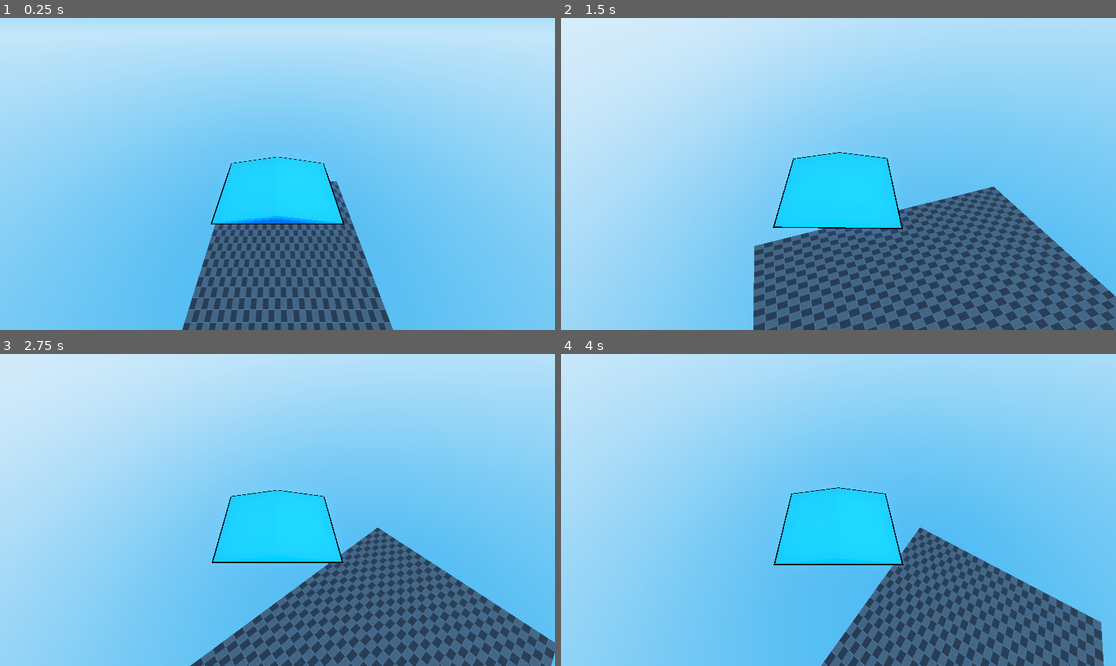
Above: before the commit, frames 1-4 (two rows, left to right).
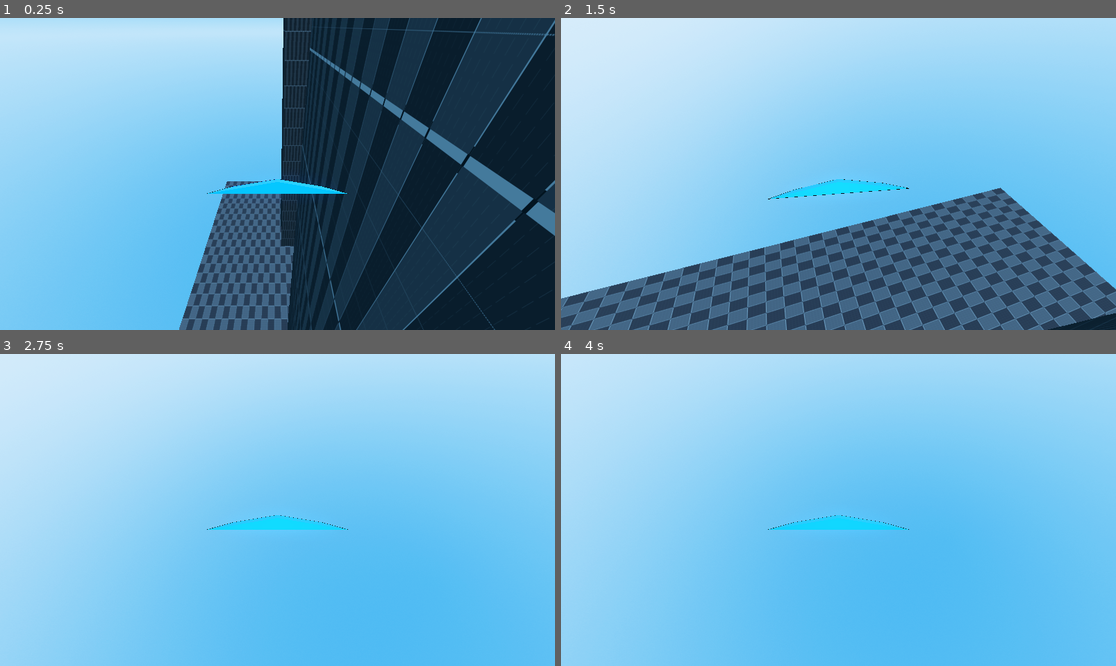
Above: after the commit, the same moments.

Repository: jake6724/flying-demo
Game: Godot game, scene res://scenes/World.tscn
The game is run twice, just before and just after one commit, with the same random seed, the same clock (stepped at 60 frames per second) and the same inputs.
Inputs (mouse positions are in pixels of both pictures, inside the frame that each line leads up to):
- Up to frame 1 (0.25 s): no input
- Up to frame 2 (1.5 s): move the mouse to (960, 158) at 0.52 s; hold D (move_right) 0.53-1.28 s; hold Right mouse button (right_click, bound only after the commi… 0.53-1.28 s; click (960, 158) at 0.6 s; move the mouse to (810, 174) at 1.27 s; hold W (move_up) from 1.28 s (still down); right-click (810, 174) at 1.35 s
- Up to frame 3 (2.75 s): keep holding W (move_up); click (249, 510) at 1.55 s; move the mouse to (288, 503) at 2.02 s; hold Right mouse button (right_click, bound only after the commi… from 2.03 s (still down); click (288, 503) at 2.1 s
- Up to frame 4 (4 s): keep holding W (move_up); move the mouse to (832, 516) at 2.77 s; release Right mouse button (right_click, bound only after the commi… at 2.78 s; right-click (832, 516) at 2.85 s; click (832, 516) at 3.05 s; move the mouse to (877, 513) at 3.52 s; hold Right mouse button (right_click, bound only after the commi… from 3.53 s (still down); click (877, 513) at 3.6 s

The runs differ from the first frame. In frame 1, 53% of the frame differs, in the area x 32-100%, y 0-100%; in frame 2, 22%; in frame 3, 20%; in frame 4, 18%.

Commit message:
Update flight controls

Diff:
--- a/project.godot
+++ b/project.godot
@@ -42,6 +42,11 @@
 "events": [Object(InputEventMouseButton,"resource_local_to_scene":false,"resource_name":"","device":-1,"window_id":0,"a …(253 unchanged characters)…
 ]
 }
+right_click={
+"deadzone": 0.2,
+"events": [Object(InputEventMouseButton,"resource_local_to_scene":false,"resource_name":"","device":-1,"window_id":0,"alt_pressed":false,"shift_pressed":false,"ctrl_pressed":false,"meta_pressed":false,"button_mask":0,"position":Vector2(0, 0),"global_position":Vector2(0, 0),"factor":1.0,"button_index":2,"canceled":false,"pressed":false,"double_click":false,"script":null)
+]
+}
 escape={
 "deadzone": 0.2,
 "events": [Object(InputEventKey,"resource_local_to_scene":false,"resource_name":"","device":-1,"window_id":0,"alt_press …(195 unchanged characters)…
--- a/scenes/Glider.tscn
+++ b/scenes/Glider.tscn
@@ -1,13 +1,14 @@
-[gd_scene load_steps=5 format=3 uid="uid://bm6rm6n3jxstv"]
+[gd_scene load_steps=6 format=3 uid="uid://bm6rm6n3jxstv"]
 
 [ext_resource type="Script" uid="uid://dtwoetsvw63ul" path="res://scripts/glider.gd" id="1_df3d8"]
 [ext_resource type="Material" uid="uid://bpt63yhb2lbod" path="res://materials/MaterialGlider.tres" id="1_epb0v"]
+[ext_resource type="PackedScene" uid="uid://dviseoks5ejnc" path="res://scenes/Trail.tscn" id="3_gsbiv"]
 
 [sub_resource type="PrismMesh" id="PrismMesh_2x8ny"]
 size = Vector3(6, 0.5, 5)
 
 [sub_resource type="ConvexPolygonShape3D" id="ConvexPolygonShape3D_df3d8"]
-points = PackedVector3Array(0, 1.5, 0.25, 3, -1.5, 0.25, 0, 1.5, -0.25, -3, -1.5, 0.25, 3, -1.5, -0.25, -3, -1.5, -0.25)
+points = PackedVector3Array(-3, -0.25, -2.5, -3, -0.25, 2.5, 0, 0.25, -2.5, 3, -0.25, -2.5, 3, -0.25, 2.5, 0, 0.25, 2.5)
 
 [node name="Glider" type="CharacterBody3D" node_paths=PackedStringArray("camera", "camera_pivot", "skin")]
 script = ExtResource("1_df3d8")
@@ -21,7 +22,6 @@
 surface_material_override/0 = ExtResource("1_epb0v")
 
 [node name="CollisionShape3D" type="CollisionShape3D" parent="."]
-transform = Transform3D(1, 0, 0, 0, -4.371139e-08, 1, 0, -1, -4.371139e-08, 0, 0, 0)
 shape = SubResource("ConvexPolygonShape3D_df3d8")
 
 [node name="CameraPivot" type="Node3D" parent="."]
@@ -32,3 +32,6 @@
 spring_length = 12.0
 
 [node name="Camera3D" type="Camera3D" parent="CameraPivot/SpringArm3D"]
+
+[node name="Trail" parent="." instance=ExtResource("3_gsbiv")]
+transform = Transform3D(1, 0, 0, 0, 1, 0, 0, 0, 1, 0, 0, 2.785804)
--- /dev/null
+++ b/scenes/Trail.tscn
@@ -0,0 +1,10 @@
+[gd_scene load_steps=3 format=3 uid="uid://dviseoks5ejnc"]
+
+[ext_resource type="Script" uid="uid://bwy8ukvudothk" path="res://scripts/trail.gd" id="1_assad"]
+
+[sub_resource type="ImmediateMesh" id="ImmediateMesh_assad"]
+
+[node name="Trail" type="MeshInstance3D"]
+mesh = SubResource("ImmediateMesh_assad")
+script = ExtResource("1_assad")
+metadata/_custom_type_script = "uid://bwy8ukvudothk"
--- a/scenes/World.tscn
+++ b/scenes/World.tscn
@@ -31,5 +31,27 @@
 [node name="CSGBox3D" type="CSGBox3D" parent="."]
 transform = Transform3D(1, 0, 0, 0, 1, 0, 0, 0, 1, 9, 0, -34.5)
 use_collision = true
+collision_mask = 0
 size = Vector3(187, 1, 332)
 material = ExtResource("3_7g83o")
+
+[node name="CSGBox3D2" type="CSGBox3D" parent="."]
+transform = Transform3D(1, 0, 0, 0, 1, 0, 0, 0, 1, 24.5, 238, -102)
+use_collision = true
+collision_mask = 0
+size = Vector3(40, 477, 49)
+material = ExtResource("3_7g83o")
+
+[node name="CSGBox3D4" type="CSGBox3D" parent="."]
+transform = Transform3D(1, 0, 0, 0, 1, 0, 0, 0, 1, 24.5, 238, 58)
+use_collision = true
+collision_mask = 0
+size = Vector3(40, 477, 49)
+material = ExtResource("3_7g83o")
+
+[node name="CSGBox3D3" type="CSGBox3D" parent="."]
+transform = Transform3D(1, 0, 0, 0, 1, 0, 0, 0, 1, 24.5, 374.5, 24)
+use_collision = true
+collision_mask = 0
+size = Vector3(40, 26, 301)
+material = ExtResource("3_7g83o")
--- a/scripts/glider.gd
+++ b/scripts/glider.gd
@@ -7,12 +7,20 @@
 
 var move_direction: Vector3
 var move_speed: float = 50.0
-var acceleration: float = 200.0
+var acceleration: float = 1000
 
-var max_tilt: float = 45
-var tilt: float = 0.0
-var tilt_multiplier: float = 1.8
-var level_out_multiplier: float = 40.0
+var roll: float = 0.0
+var max_roll: float = 75
+var roll_sensitivity: float = 3
+var roll_level_out_multiplier: float = 60.0
+
+## CURRENTLY UN-USED
+var pitch: float = 0.0
+var max_pitch: float = 70.0
+var pitch_multiplier: float = 1.8
+
+
+var vertical_move: float
 
 var gravity: float = 0
 
@@ -32,6 +40,9 @@
 		if Input.is_action_just_pressed("left_click"):
 			Input.mouse_mode = Input.MOUSE_MODE_CAPTURED
 
+			move_speed += 50
+
+
 		if Input.is_action_just_pressed("escape"):
 			Input.mouse_mode = Input.MOUSE_MODE_VISIBLE
 
@@ -40,40 +51,65 @@
 		var is_camera_motion: bool = (event is InputEventMouseMotion) and (Input.get_mouse_mode() == Input.MOUSE_MODE_CAPTURED)
 		if is_camera_motion:
 			camera_input_direction = event.screen_relative * mouse_sensitivty
-			tilt = (clampf(tilt + deg_to_rad((-event.screen_relative.x * tilt_multiplier)), -max_tilt, max_tilt))
+			roll = (clampf(roll + deg_to_rad((-event.screen_relative.x * roll_sensitivity)), -max_roll, max_roll))
+
+		if Input.is_action_pressed("right_click"):
+			move_speed = clampf(move_speed - 3, 1, 250)
 
 func _physics_process(delta):
+
 	# Set X and Y camera rotation. Clamp X axis so player cannot look fully up or down
 	camera_pivot.rotation.x -= camera_input_direction.y * delta
 	camera_pivot.rotation.y -= camera_input_direction.x  * delta
-	camera_pivot.rotation.x = clamp(camera_pivot.rotation.x, (-PI / 16.0), (PI / 6.0))
+	camera_pivot.rotation.x = clamp(camera_pivot.rotation.x, (-PI / 4.0), (PI / 2))
+
+	# print("camera_pivot.rotation.x: ", camera_pivot.rotation.x)
 
 	# Reset camera_input_direction for the next time _unhandled_input() is triggered
 	# If this is not reset, the camera will keep rotating until new input comes in
 	camera_input_direction = Vector2.ZERO
 	var raw_input: Vector2 = Vector2.ZERO
-	if input_enabled:
+	# if input_enabled:
 		# Get the raw 2-axis input data, forward direction of camera, and right direction of camera
 		# Forward direction is used to move back-and-forth, right direction is used to move left-and-right
-		raw_input = Input.get_vector("move_left", "move_right", "move_up", "move_down")
+		# raw_input = Input.get_vector("move_left", "move_right", "move_up", "move_down")
 
 	var forward_direction: Vector3 = camera.global_basis.z
 	var right_direction: Vector3 = camera.global_basis.x
 
 	# Final move direction is the sum of back-and-forth and left-and-right movement
-	move_direction = (forward_direction * raw_input.y) + (right_direction * raw_input.x)
-	move_direction.y = 0.0 # Player will never give up-and-down move input. Jumping and falling with handle this
+	# move_direction = (forward_direction * raw_input.y) + (right_direction * raw_input.x)
+	move_direction = -camera.global_transform.basis.z
+	# move_direction.y = 0.0 # Player will never give up-and-down move input. Jumping and falling with handle this
 	move_direction = move_direction.normalized() # This is just intended to be a direction vector so it needs to be normalized
+	# print("Move direction: ", move_direction)
+	# vertical_move += (Vector3.UP * camera_pivot.rotation.x)
+	# vertical_move
+
+	##TODO: Slow down faster when going up, speed up slower when going down. Gravity should help with this as well I think
+
+	var move_speed_modifier: float = -camera.global_rotation_degrees.x * .01
+	move_speed = clampf(move_speed + move_speed_modifier, 1, 250)
+	# print("camera.rotation_degrees.x: ", camera.global_rotation_degrees.x)
+	# print("MoveSpeed: ", move_speed)
+	# print("MoveSpeedModifier: ", move_speed_modifier)
 
 	# Acceleration can be added by using move_toward(). This will also prevent overshooting
 	var y_velocity = velocity.y
-	velocity.y = 0.0
+	# velocity.y = 0.0
 	velocity = velocity.move_toward((move_direction * move_speed), acceleration * delta)
-	velocity.y = (y_velocity + (gravity * delta))
+	# velocity.y = y_velocity + (gravity * delta)
+	# print("velocity: ", velocity)
 
-	skin.global_rotation.y = lerp_angle(skin.global_rotation.y, camera.global_rotation.y + TAU , rotation_speed * delta)
 
-	skin.rotation_degrees.z = tilt
-	tilt = move_toward(tilt, 0, delta*level_out_multiplier)
+	skin.look_at(skin.global_transform.origin + velocity)
+
+	skin.global_rotation.y = lerp_angle(skin.global_rotation.y, camera_pivot.global_rotation.y + TAU , rotation_speed * delta)
+	# Snap the skin's rotation if it is close enough to target, since lerp_angle will never actually reach target
+	if abs(abs(skin.global_rotation.y) - abs(camera_pivot.global_rotation.y)) < 1:
+		skin.global_rotation.y = camera_pivot.global_rotation.y
+
+	skin.rotation_degrees.z = roll
+	roll = move_toward(roll, 0, delta * roll_level_out_multiplier)
 
 	move_and_slide()
--- /dev/null
+++ b/scripts/trail.gd
@@ -0,0 +1,57 @@
+class_name Trail
+extends MeshInstance3D
+
+var prev: Vector3 = Vector3.ZERO
+
+var queue: Array = []
+
+# func _ready():
+# 	# Begin draw.
+# 	mesh.surface_begin(Mesh.PRIMITIVE_TRIANGLES)
+
+# 	# Prepare attributes for add_vertex.
+# 	mesh.surface_set_normal(Vector3(0, 0, 1))
+# 	mesh.surface_set_uv(Vector2(0, 0))
+# 	# Call last for each vertex, adds the above attributes.
+# 	mesh.surface_add_vertex(Vector3(-1, -1, 0))
+
+# 	mesh.surface_set_normal(Vector3(0, 0, 1))
+# 	mesh.surface_set_uv(Vector2(0, 1))
+# 	mesh.surface_add_vertex(Vector3(-1, 1, 0))
+
+# 	mesh.surface_set_normal(Vector3(0, 0, 1))
+# 	mesh.surface_set_uv(Vector2(1, 1))
+# 	mesh.surface_add_vertex(Vector3(1, 1, 0))
+
+	# # End drawing.
+	# mesh.surface_end()
+
+func _process(delta):
+	mesh.clear_surfaces()
+	var material := ORMMaterial3D.new()
+
+
+	queue.append((transform.origin))
+	if queue.size() > 10:
+		queue.pop_front()
+
+	mesh.surface_begin(Mesh.PRIMITIVE_TRIANGLE_STRIP, material)
+	if queue.size() % 2 == 0:
+		for point: Vector3 in queue:
+			mesh.surface_add_vertex(point)
+			mesh.surface_add_vertex(point + (Vector3(-10, 0, 0)))
+			mesh.surface_add_vertex(point + (Vector3(10, 0, 0)))
+		mesh.surface_end()
+
+	print(queue)
+
+	# if prev != Vector3.ZERO:
+	# 	# Begin draw.
+	# 	mesh.surface_begin(Mesh.PRIMITIVE_POINTS)
+	# 	# mesh.surface_add_vertex(prev)
+	# 	# Add point
+	# 	mesh.surface_add_vertex(global_position)
+	# 	# End
+	# 	mesh.surface_end()
+
+	# prev = global_position
Not shown, added: scripts/trail.gd.uid
